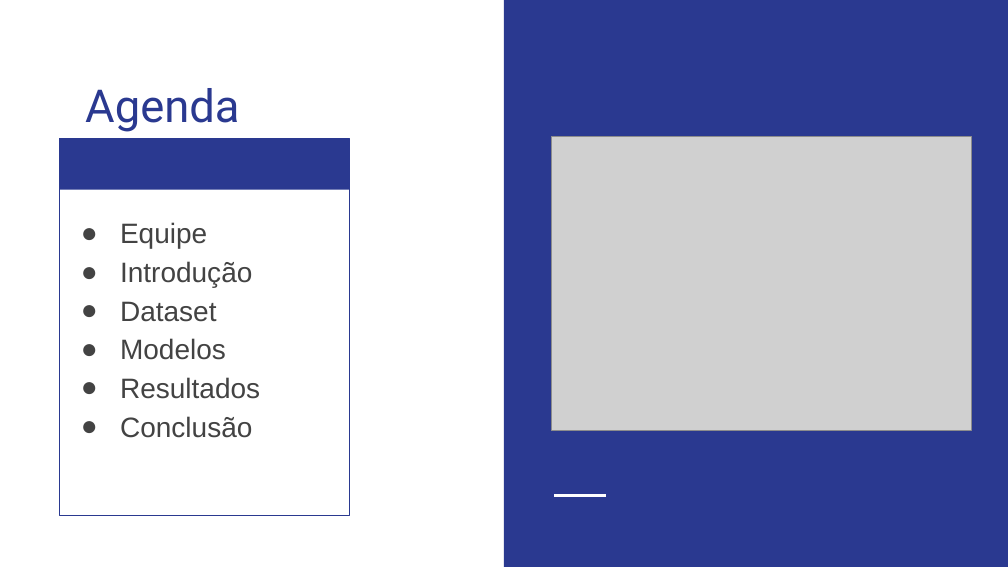
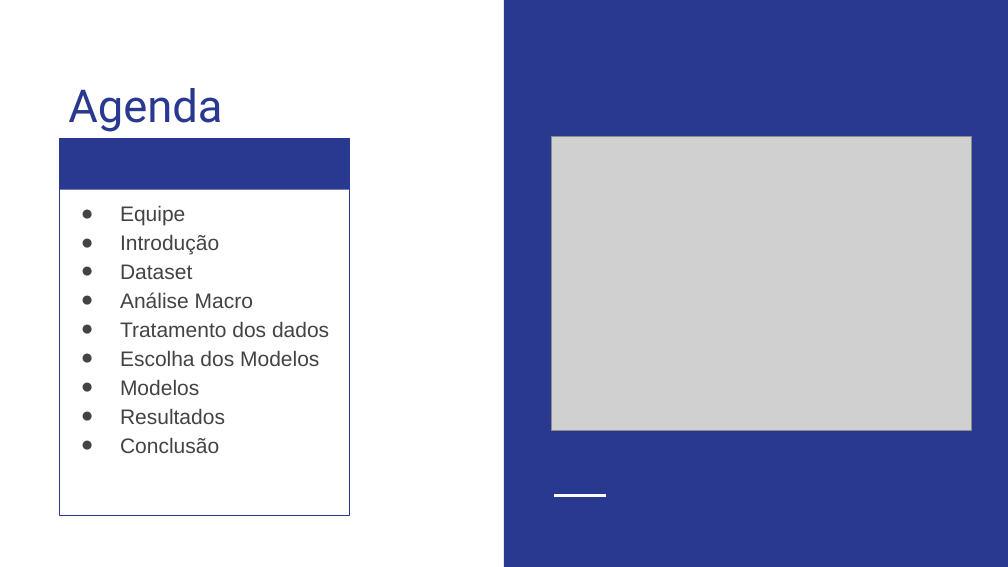
Before and after one commit to lidiambsouza/taxa_rotatividade_telecom, a slide deck: slide 2 of Taxa Rotatividade Telecomunicação.pptx. Drawn at 1008x567 pixels with LibreOffice and Linux fonts; fonts in the diff are those of the drawing; grey boxes stand for pictures. Boxes give left, top, right and bottom in pixels: in the first picture for what was removed or moved away, otherwise in the second. Text is boxed around its words. In the diff, an @@ line names an element or a change of style, - is before the commit and + after.

```diff
--- a/Taxa Rotatividade Telecomunicação.pptx
+++ b/Taxa Rotatividade Telecomunicação.pptx
@@ title "Agenda": place and size @@
-title "Agenda" at (85,88,239,132)
+title "Agenda" at (68,88,222,132)
@@ title "Agenda" at (68,88,222,132): alignment centre to left @@
@@ text in rectangle at (120,205,225,453): size 20 to 15 pt in "Equipe", "Introdução", "Dataset", "Modelos" and 2 more places @@
@@ text in rectangle at (120,292,329,366): paragraphs added @@
+● Análise Macro
+● Tratamento dos dados
+● Escolha dos Modelos
```
Also in this commit, not shown: 4 other slides changed, 5 slides added.
